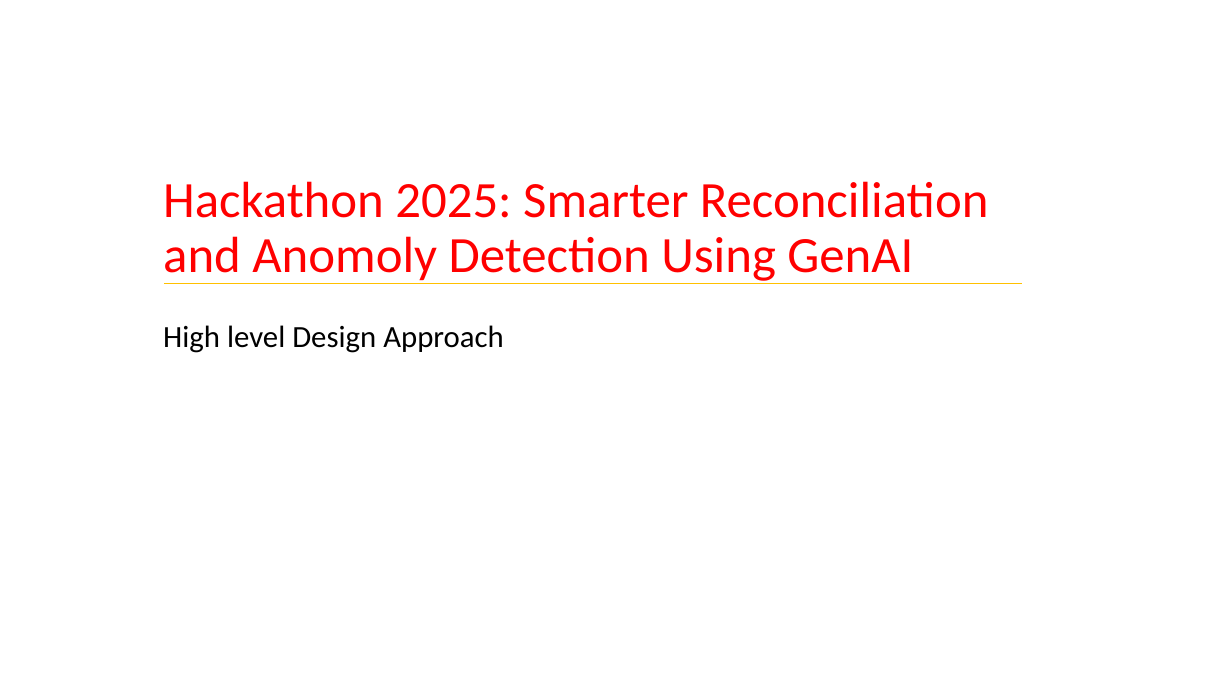
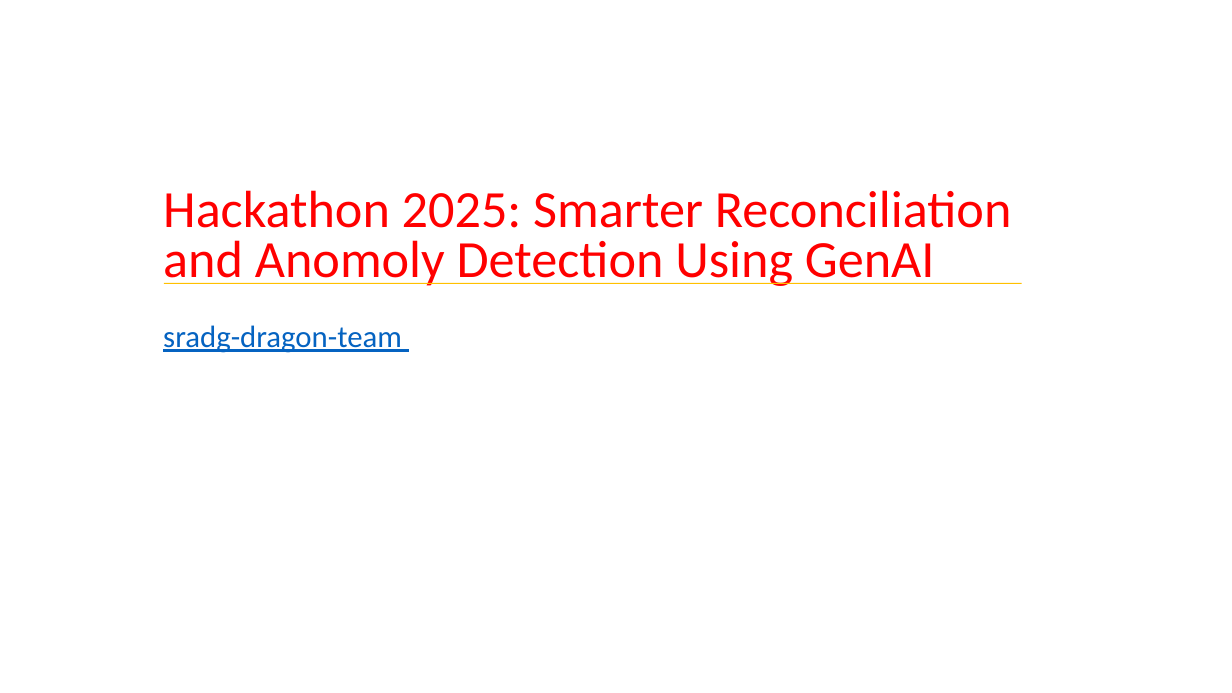
Before and after one commit to ewfx/sradg-dragon-team, a slide deck: slide 1 of artifacts/arch/Design_Approach_Smarter Reconcillation and Anomoly Detection Using GenAI_V1.1.pptx. Drawn at 1232x693 pixels with LibreOffice and Linux fonts; fonts in the diff are those of the drawing. Boxes give left, top, right and bottom in pixels: in the first picture for what was removed or moved away, otherwise in the second. Text is boxed around its words. In the diff, an @@ line names an element or a change of style, - is before the commit and + after.

Commit message:
added ppt for smart reconciliation and anomaly detection system

```diff
--- a/artifacts/arch/Design_Approach_Smarter Reconcillation and Anomoly Detection Using GenAI_V1.1.pptx
+++ b/artifacts/arch/Design_Approach_Smarter Reconcillation and Anomoly Detection Using GenAI_V1.1.pptx
@@ title "Hackathon 2025: Smarter Reconciliation and ..." at (163, 190, 1011, 286): size 39.6 to 40.7 pt; line spacing 0.9 to 0.8 @@
@@ subtitle at (163, 325, 402, 353): text changed; text colour #000000 to #0563C1 @@
-High level Design Approach
+sradg-dragon-team
```
Also in this commit, not shown: 1 other slide changed, 4 slides added, 3 slides removed, 1 other file.
